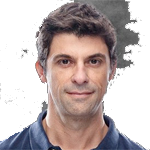
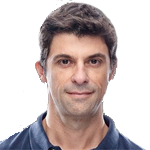
Layer changes from the first 150px x 150px image to the second:
painted on "Layer 2" over (0, 0, 150, 150)
